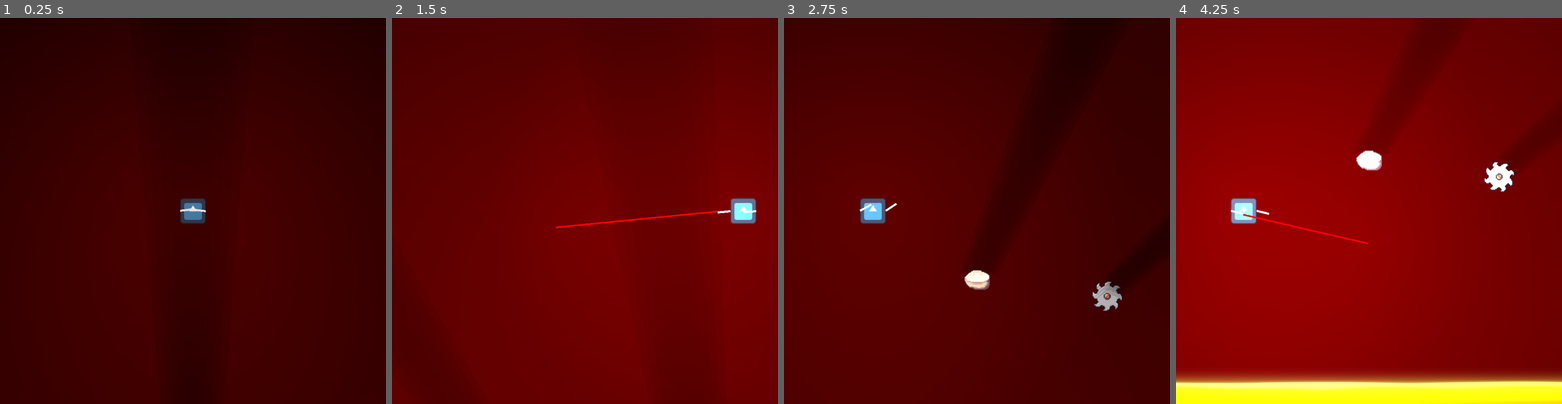
Above: before the commit, frames 1-4 (left to right).
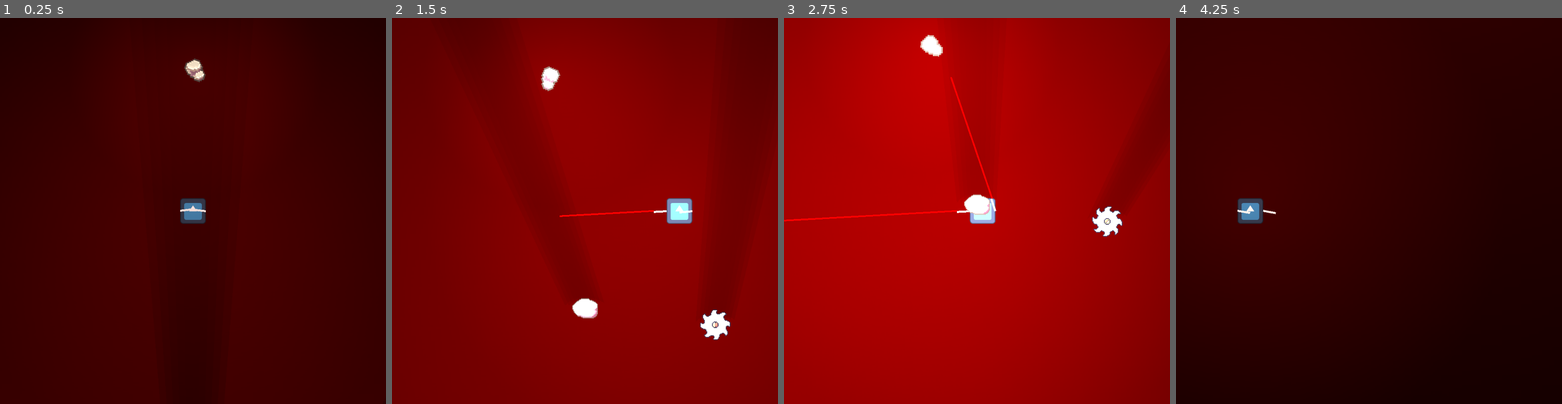
Above: after the commit, the same moments.

Repository: Z3BINI/mini_jam_june
Game: Godot game, scene res://scenes/world/testing_grounds.tscn
The game is run twice, just before and just after one commit, with the same random seed, the same clock (stepped at 60 frames per second) and the same inputs. The engine's default icon, where the game draws it, is replaced by a stand-in: a white triangle on a blue panel in a dark square.
Inputs (mouse positions are in pixels of both pictures, inside the frame that each line leads up to):
- Up to frame 1 (0.25 s): no input
- Up to frame 2 (1.5 s): move the mouse to (669, 191) at 0.52 s; hold D (move_right) 0.53-1.28 s; hold Space (boost) 0.53-1.28 s; move the mouse to (507, 230) at 1.27 s; hold A (move_left) from 1.28 s (still down); click (507, 230) at 1.35 s
- Up to frame 3 (2.75 s): move the mouse to (1015, 126) at 2.02 s; release A (move_left) at 2.03 s; hold D (move_right) from 2.03 s (still down); hold Right mouse button (shoot_grapple_right) from 2.03 s (still down)
- Up to frame 4 (4.25 s): move the mouse to (1349, 288) at 2.77 s; release Right mouse button (shoot_grapple_right) at 2.78 s; tap Space (boost) at 2.85 s; move the mouse to (1484, 268) at 3.52 s; release D (move_right) at 3.53 s; press the mouse at (1484, 268) at 3.53 s; hold A (move_left) from 3.53 s (still down)

The runs differ from the first frame. In frame 1, 1.7% of the frame differs, in the area x 42-59%, y 6-21%; in frame 2, 45%; in frame 3, 100%, in the area x 0-100%, y 0-100%; in frame 4, 100%.

Commit message:
Falling rock obstacle

Diff:
--- /dev/null
+++ b/scenes/objects/falling_obstacle.tscn
@@ -0,0 +1,32 @@
+[gd_scene load_steps=5 format=3 uid="uid://dsbsq6380q8dh"]
+
+[ext_resource type="Texture2D" uid="uid://cpi1udnskyfv" path="res://assets/rocks/RockPack128x128.png" id="1_7nasg"]
+[ext_resource type="Texture2D" uid="uid://dqa31nwsymshv" path="res://assets/ight_texture.webp" id="2_4ju5a"]
+
+[sub_resource type="PhysicsMaterial" id="PhysicsMaterial_ejws7"]
+rough = true
+bounce = 0.25
+
+[sub_resource type="CircleShape2D" id="CircleShape2D_uebyn"]
+radius = 27.0185
+
+[node name="FallingObstacle" type="RigidBody2D"]
+collision_layer = 2
+mass = 2.5
+physics_material_override = SubResource("PhysicsMaterial_ejws7")
+angular_velocity = 1.5708
+
+[node name="Sprite2D" type="Sprite2D" parent="."]
+texture_filter = 1
+scale = Vector2(4, 4)
+texture = ExtResource("1_7nasg")
+region_enabled = true
+region_rect = Rect2(19.5924, 6.7021, 14.8644, 13.6482)
+
+[node name="CollisionShape2D" type="CollisionShape2D" parent="."]
+shape = SubResource("CircleShape2D_uebyn")
+
+[node name="PointLight2D" type="PointLight2D" parent="."]
+energy = 0.5
+texture = ExtResource("2_4ju5a")
+texture_scale = 2.5
--- a/scenes/objects/surface_spawn.tscn
+++ b/scenes/objects/surface_spawn.tscn
@@ -4,6 +4,17 @@
 
 [node name="SurfaceSpawn" type="Node2D"]
 script = ExtResource("1_rqgru")
+
+[node name="DropZone" type="Node2D" parent="."]
+position = Vector2(0, -1080)
+
+[node name="Marker2D" type="Marker2D" parent="DropZone"]
+position = Vector2(-345, 0)
+
+[node name="Marker2D2" type="Marker2D" parent="DropZone"]
+
+[node name="Marker2D3" type="Marker2D" parent="DropZone"]
+position = Vector2(359, 0)
 
 [node name="Surfaces" type="Node2D" parent="."]
 
--- a/scenes/world/testing_grounds.tscn
+++ b/scenes/world/testing_grounds.tscn
@@ -7,6 +7,7 @@
 [ext_resource type="PackedScene" uid="uid://biyda8lrfeidy" path="res://scenes/objects/grapple_surface.tscn" id="3_tbmlx"]
 [ext_resource type="PackedScene" uid="uid://by5bb5s4rewjg" path="res://scenes/objects/damage_surface.tscn" id="6_fx7io"]
 [ext_resource type="PackedScene" uid="uid://d4jp7mctla63m" path="res://scenes/objects/surface_spawn.tscn" id="6_rp7rj"]
+[ext_resource type="PackedScene" uid="uid://dsbsq6380q8dh" path="res://scenes/objects/falling_obstacle.tscn" id="8_jkapk"]
 
 [sub_resource type="PhysicsMaterial" id="PhysicsMaterial_cy2a0"]
 friction = 0.0
@@ -58,3 +59,6 @@
 [node name="CollisionShape2D" type="CollisionShape2D" parent="Camera2D/StaticBody2D2"]
 position = Vector2(-0.5, -28.5)
 shape = SubResource("RectangleShape2D_d6o6q")
+
+[node name="FallingObstacle" parent="." instance=ExtResource("8_jkapk")]
+position = Vector2(6, -1835)
--- a/scripts/objects/surface_spawn.gd
+++ b/scripts/objects/surface_spawn.gd
@@ -4,20 +4,24 @@
 
 var platform_holder : Node
 var spawn_positions : Array
+var drop_spawn_positions : Array
 var lava : Area2D
 
 var have_spawned_neighbour : bool = false
 
 @onready var surfaces = $Surfaces
+@onready var drop_zone = $DropZone
+
 
 # Called when the node enters the scene tree for the first time.
 func _ready():
 	lava = get_tree().get_first_node_in_group("lava")
 	platform_holder = get_tree().get_first_node_in_group("platforms")
 	spawn_positions = surfaces.get_children()
-
+	drop_spawn_positions = drop_zone.get_children()
 	randomize_spawn_pos()
 	fill_spawn_pos()
+	drop_rocks()
 
 
 # Called every frame. 'delta' is the elapsed time since the previous frame.
@@ -42,6 +46,9 @@
 	for spawn in spawn_positions:
 		spawn.position += Vector2(randf_range(-100, 100), randf_range(-100, 100))
 
+	for rock_spawn in drop_spawn_positions:
+		rock_spawn.position.x += randf_range(-100, 100)
+
 func fill_spawn_pos():
 
 	for spawn in spawn_positions:
@@ -56,3 +63,12 @@
 		surface.rotate(randi_range(0, 360))
 
 		spawn.add_child(surface)
+
+func drop_rocks():
+	var rock_drop_scene = load("res://scenes/objects/falling_obstacle.tscn")
+
+	for rock_spawn in drop_spawn_positions:
+		var roll : float = randf()
+		if roll > 0.85:
+			var rock = rock_drop_scene.instantiate()
+			rock_spawn.add_child(rock)
Not shown: 1 places in scenes/world/testing_grounds.tscn that only renumber resources
